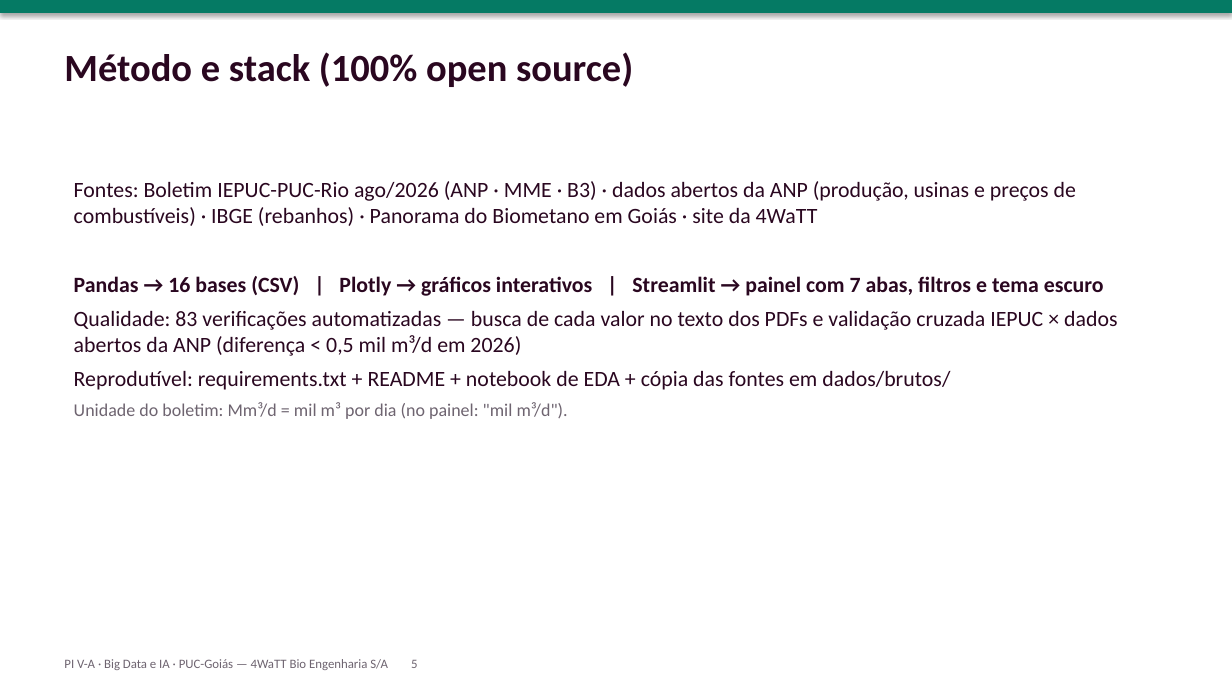
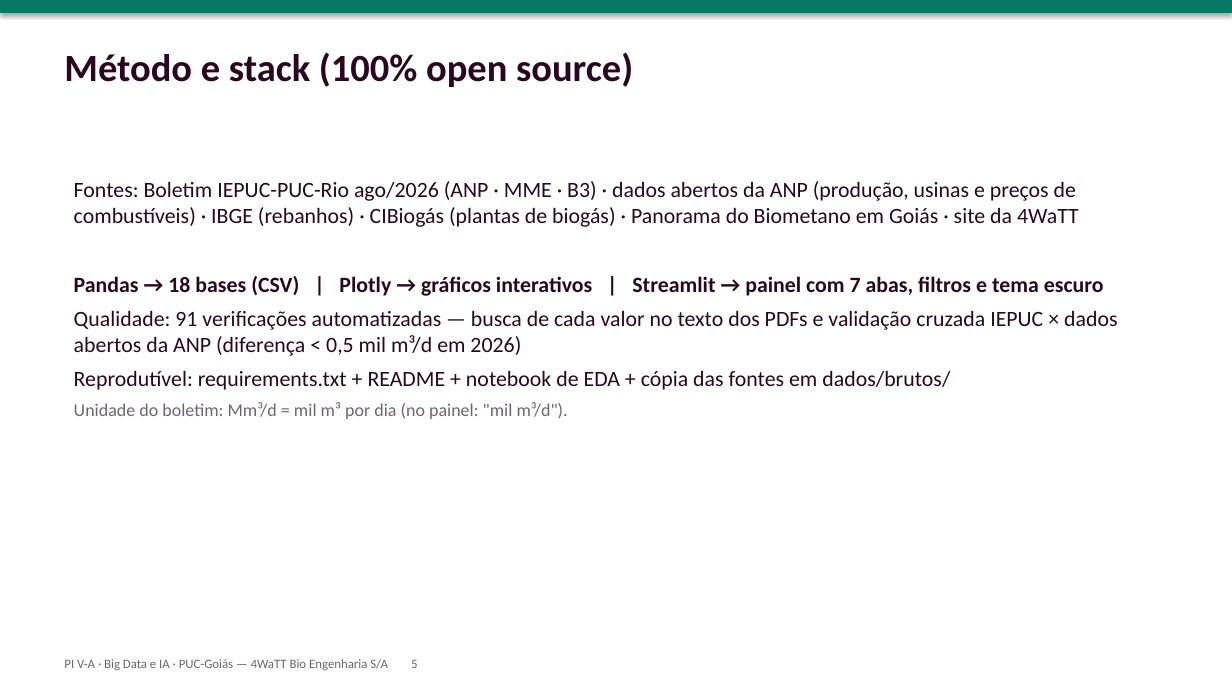
Before and after one commit to NathanC16/Radar-Econ-mico-do-Biometano, a slide deck: slide 5 of apresentacao/apresentacao_oral.pptx. Drawn at 1232x693 pixels with LibreOffice and Linux fonts; fonts in the diff are those of the drawing. Boxes give left, top, right and bottom in pixels: in the first picture for what was removed or moved away, otherwise in the second. Text is boxed around its words. In the diff, an @@ line names an element or a change of style, - is before the commit and + after.

Commit message:
Nova fonte: CIBiogás (plantas de biogás por estado e no Brasil, Panoramas 2023–2025)

```diff
--- a/apresentacao/apresentacao_oral.pptx
+++ b/apresentacao/apresentacao_oral.pptx
@@ text at bbox=[74, 181, 1117, 356]: text changed @@
-Fontes: Boletim IEPUC-PUC-Rio ago/2026 (ANP · MME · B3) · dados abertos da ANP (produção, usinas e preços de combustíveis) · IBGE (rebanhos) · Panorama do Biometano em Goiás · site da 4WaTT
-Pandas → 16 bases (CSV) | Plotly → gráficos interativos | Streamlit → painel com 7 abas, filtros e tema escuro
-Qualidade: 83 verificações automatizadas — busca de cada valor no texto dos PDFs e validação cruzada IEPUC × dados abertos da ANP (diferença < 0,5 mil m³/d em 2026)
+Fontes: Boletim IEPUC-PUC-Rio ago/2026 (ANP · MME · B3) · dados abertos da ANP (produção, usinas e preços de combustíveis) · IBGE (rebanhos) · CIBiogás (plantas de biogás) · Panorama do Biometano em Goiás · site da 4WaTT
+Pandas → 18 bases (CSV) | Plotly → gráficos interativos | Streamlit → painel com 7 abas, filtros e tema escuro
+Qualidade: 91 verificações automatizadas — busca de cada valor no texto dos PDFs e validação cruzada IEPUC × dados abertos da ANP (diferença < 0,5 mil m³/d em 2026)
```
Also in this commit, not shown: 3 other slides changed, 15 other files.
